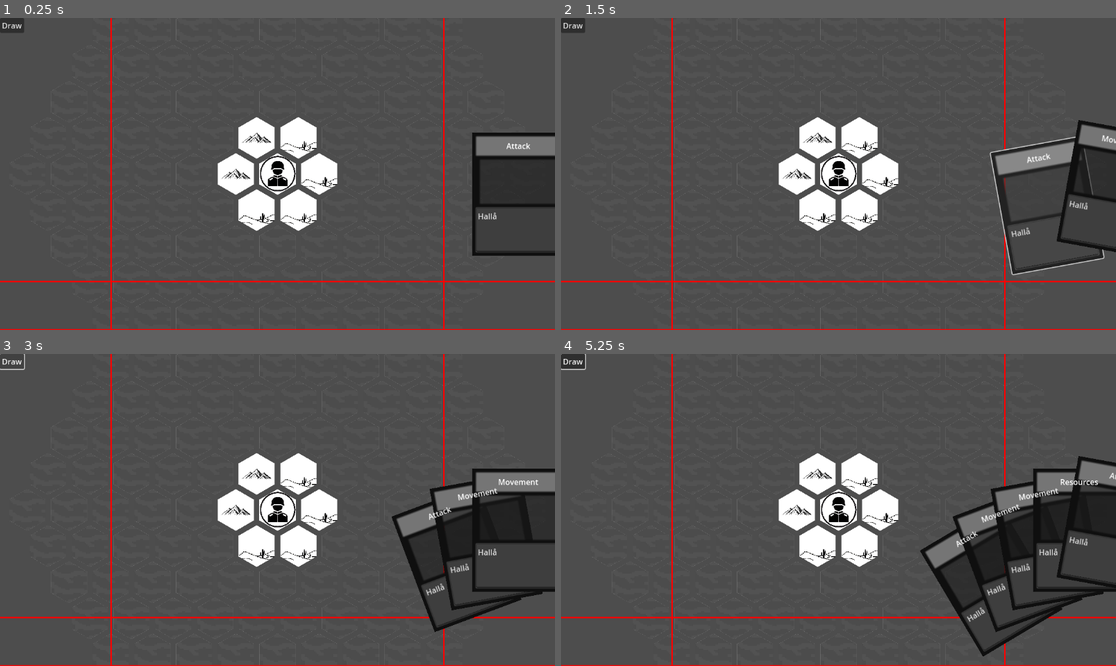
Above: before the commit, frames 1-4 (two rows, left to right).
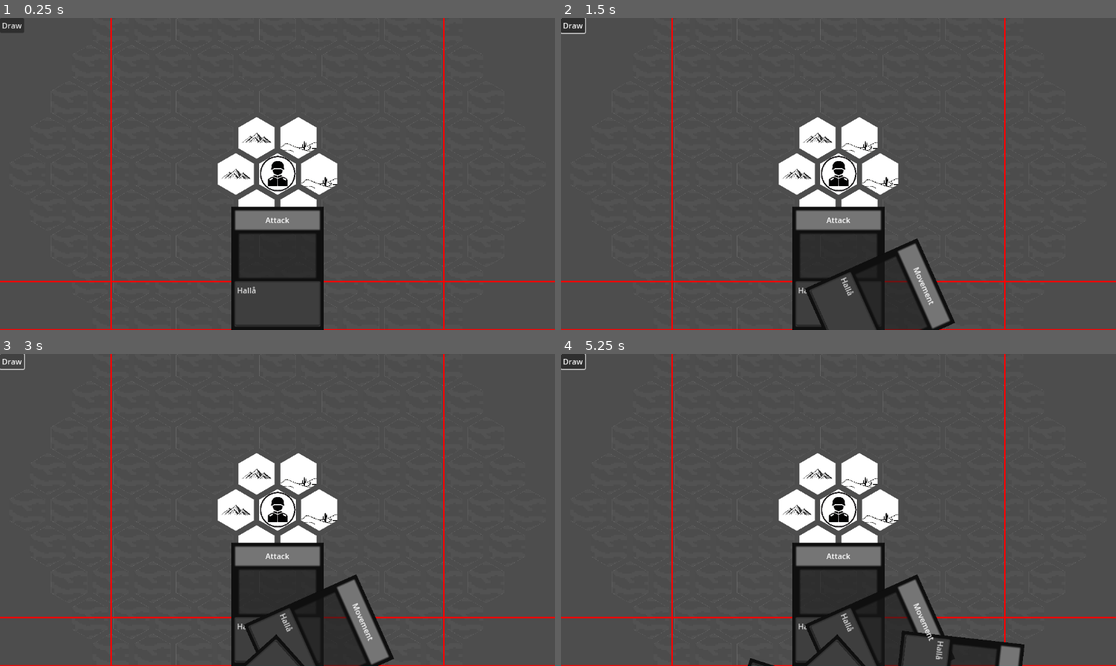
Above: after the commit, the same moments.

Repository: AlexejAxvall/Tainted-Dunes
Game: Godot game, scene res://not_kansas.tscn
Same seed, same stepped clock (60 frames per second), same inputs: the game is played once before the commit and once after it.
Inputs (mouse positions are in pixels of both pictures, inside the frame that each line leads up to):
- Up to frame 1 (0.25 s): no input
- Up to frame 2 (1.5 s): click "Draw" at 0.5 s; click (1049, 205) at 1.27 s
- Up to frame 3 (3 s): click (488, 541) at 2.02 s; click "Draw" at 2.75 s
- Up to frame 4 (5.25 s): click (1016, 556) at 3.52 s; click "Draw" at 4.25 s; tap Enter at 5 s; move the mouse to (672, 366) at 5.02 s; click (672, 366) at 5.17 s

The runs differ from the first frame. In frame 1, 8.4% of the frame differs, in the area x 41-100%, y 36-100%; in frame 2, 12%; in frame 3, 15%; in frame 4, 18%, in the area x 33-100%, y 32-100%.

Commit message:
half increments

Diff:
--- a/card.gd
+++ b/card.gd
@@ -37,8 +37,8 @@
 	label.size.x = texture_rect_size.x * 0.91666666666
 	label.size.y = texture_rect_size.y * 0.15625
 	label.text = card_dictionary["Name"]
-	pivot_offset.x = texture_rect_size.x / 2
-	pivot_offset.y = texture_rect_size.y
+	#pivot_offset.x = texture_rect_size.x / 2
+	#pivot_offset.y = texture_rect_size.y
 
 func _input(event):
 	if is_playable and event is InputEventMouseButton and event.pressed:
--- a/card.tscn
+++ b/card.tscn
@@ -60,6 +60,7 @@
 text = "Hallå"
 
 [node name="Area2D" type="Area2D" parent="."]
+z_index = 10
 
 [node name="CollisionShape2D" type="CollisionShape2D" parent="Area2D"]
 shape = SubResource("CircleShape2D_qj2ge")
--- a/hand.gd
+++ b/hand.gd
@@ -45,7 +45,7 @@
 	print("Dif: " + str(a - hand_radius))
 	print("A distance from half of viewport: " + str(a - viewport_size.x / 2))
 
-	print(deck.card_dimensions.y * deck.card_scale.y)
+	#print(deck.card_dimensions.y * deck.card_scale.y)
 	hand_position = Vector2(viewport_size.x / 2, viewport_size.y - card_dimensions.y * card_scale.y + hand_radius)
 	var base
 	var height
@@ -66,27 +66,16 @@
 		max_card_rotation = 30
 	print("Max_rot: " + str(max_card_rotation))
 
-	if max_hand_size % 2 == 0:
-		angle_step = 2.0 * max_card_rotation / max_hand_size
-		print("Angle step: " + str(angle_step))
-		print("Angle step * max hand size: " + str(angle_step * max_hand_size))
-		for i in range((max_hand_size + 1)):
-			card_rotations.append(-max_card_rotation + angle_step * i)
-		index_centre = max_hand_size / 2
-		for i in range((max_hand_size + 1)):
-			card_positions.append(Vector2(500, -500))
-			#card_positions.append(Vector2(hand_radius * cos(deg_to_rad(90 + max_card_rotation - angle_step * i)), -hand_radius * sin(deg_to_rad(90 + max_card_rotation - angle_step * i))))
-			print("angle: " + str(90 + max_card_rotation - angle_step * i))
-	else:
-		angle_step = max_card_rotation / (max_hand_size / 2)
-		for i in range(max_hand_size):
-			card_rotations.append(-max_card_rotation + angle_step * i)
-
-		for i in range(max_hand_size):
-			card_positions.append(Vector2(100 * i, 500))
-			#card_positions.append(Vector2(hand_radius * cos(deg_to_rad(90 + max_card_rotation - angle_step * i)), -hand_radius * sin(deg_to_rad(90 + max_card_rotation - angle_step * i))))
-
-		index_centre = max_hand_size / 2 + 1
+	angle_step = 2.0 * max_card_rotation / (max_hand_size * 2)
+	print("Angle step: " + str(angle_step))
+	print("Angle step * max hand size: " + str(angle_step * max_hand_size))
+	for i in range(2 * max_hand_size - 1):
+		card_rotations.append(-max_card_rotation + angle_step * i)
+	index_centre = max_hand_size / 2
+	for i in range(2 * max_hand_size - 1):
+		#card_positions.append(Vector2(500, -500))
+		card_positions.append(Vector2(hand_radius * cos(deg_to_rad(90 + max_card_rotation - angle_step * i)), -hand_radius * sin(deg_to_rad(90 + max_card_rotation - angle_step * i))))
+		print("angle: " + str(90 + max_card_rotation - angle_step * i))
 
 	print("Card positions: " + str(card_positions))
 	print("Card rotations: " + str(card_rotations))
@@ -126,34 +115,18 @@
 		#print("Hand offset: " + str(hand_offset))
 
 	#print("Hand size: " + str(hand_size))
-	var calibrator = 0
+	var index_hand_middle = len(hand_array) / 2
+	var index_positions_middle = len(card_positions) / 2 + 1
+	var index_rotations_middle = len(card_rotations) / 2 + 1
+	print("Index_hand_middle: " + str(index_hand_middle))
+	print("Index_positions_middle: " + str(index_positions_middle))
+	var coefficient = -1
 	for i in range(hand_size):
-		hand_array[i].position = card_positions[i]
+		coefficient *= -1
+		hand_array[i].position = card_positions[index_positions_middle + coefficient * i]
 		#hand_array[i].position = Vector2(192 * i, -hand_radius)
 		if hand_array[i]:
-			if hand_size % 2 == 0:
-				if i == hand_offset - 1:
-					#print("Index: 2")
-					#print("Rotation deg: " + str(card_rotations[index_centre - 1]))
-					#print("Rotation rad: " + str(deg_to_rad(card_rotations[index_centre - 1])))
-					card_rotation = deg_to_rad(card_rotations[index_centre - 1])
-				elif i == hand_offset:
-					#print("Index: 4")
-					#print("Rotation deg: " + str(card_rotations[index_centre + 1]))
-					#print("Rotation rad: " + str(deg_to_rad(card_rotations[index_centre + 1])))
-					card_rotation = deg_to_rad(card_rotations[index_centre + 1])
-					calibrator = 1
-				else:
-					#print("Index: " + str(index_centre - hand_offset + i + calibrator))
-					#print("Rotation deg: " + str(card_rotations[index_centre - hand_offset + i + calibrator]))
-					#print("Rotation rad: " + str(deg_to_rad(card_rotations[index_centre - hand_offset + i + calibrator])))
-					card_rotation = deg_to_rad(card_rotations[index_centre - hand_offset + i + calibrator])
-			else:
-				#print("Index: " + str(index_centre - hand_offset + i - 1))
-				#print("Rotation deg: " + str(card_rotations[index_centre - hand_offset + i - 1]))
-				#print("Rotation rad: " + str(deg_to_rad(card_rotations[index_centre - hand_offset + i - 1])))
-				card_rotation = deg_to_rad(card_rotations[index_centre - hand_offset + i])
-			hand_array[i].rotation = card_rotation
+			hand_array[i].rotation = card_rotations[index_rotations_middle + coefficient * i]
 
 func remove_card(card):
 	hand_array.erase(card)
@@ -168,9 +141,14 @@
 	if discriminant < 0:
 		return []
 	elif discriminant == 0:
+		print("Intersection points: " + str(Vector2(a, circle_global_position.y)))
+		print("Arc tan: " + str(rad_to_deg(atan(circle_global_position.y / a))))
 		return [Vector2(a, circle_global_position.y)]
 	else:
 		var sqrt_d = sqrt(discriminant)
 		var y2 = circle_global_position.y + sqrt_d
 		var y1 = circle_global_position.y - sqrt_d
+		print("Intersection points: " + str(Vector2(a, y1)) + " " + str(Vector2(a, y2)))
+		print("Arc tan y1: " + str(rad_to_deg(atan(y1 / a))))
+		print("Arc tan y2: " + str(rad_to_deg(atan(y2 / a))))
 		return [Vector2(a, y1), Vector2(a, y2)]
--- a/not_kansas.gd
+++ b/not_kansas.gd
@@ -127,8 +127,8 @@
 	#hand_position = Vector2(viewport_size.x / 2, viewport_size.y + hand.hand_radius - (deck.card_dimensions.y * deck.card_scale.y) / 2.0)
 	hand_position = Vector2(viewport_size.x / 2, viewport_size.y + hand.hand_radius)
 	hand.hand_position = hand_position
-	print("Card dimensions: " + str(deck.card_dimensions))
-	print("Card scale: " + str(deck.card_scale))
+	#print("Card dimensions: " + str(deck.card_dimensions))
+	#print("Card scale: " + str(deck.card_scale))
 	hand.position = hand_position
 	#deck.position = Vector2(100, viewport_size.y - 100)
 
